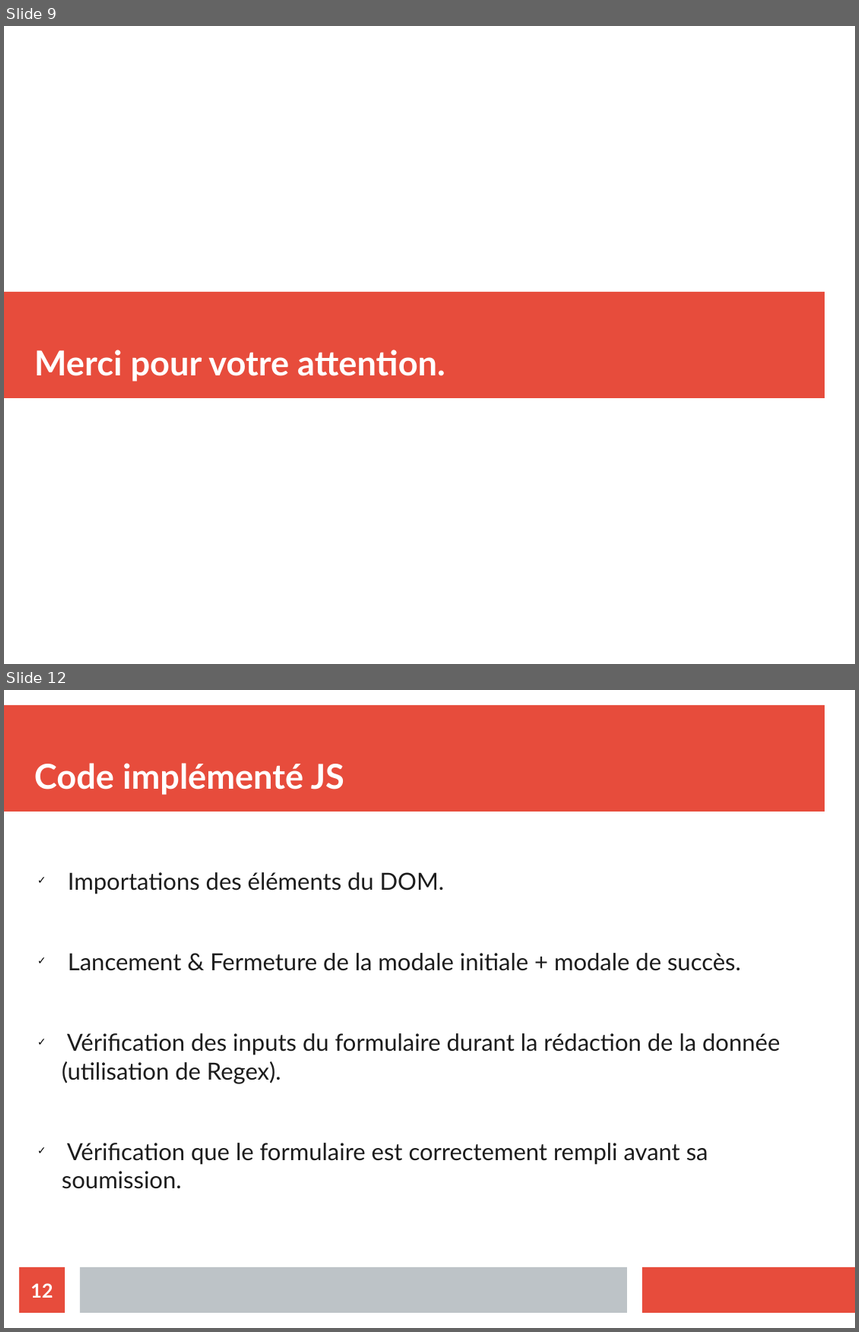
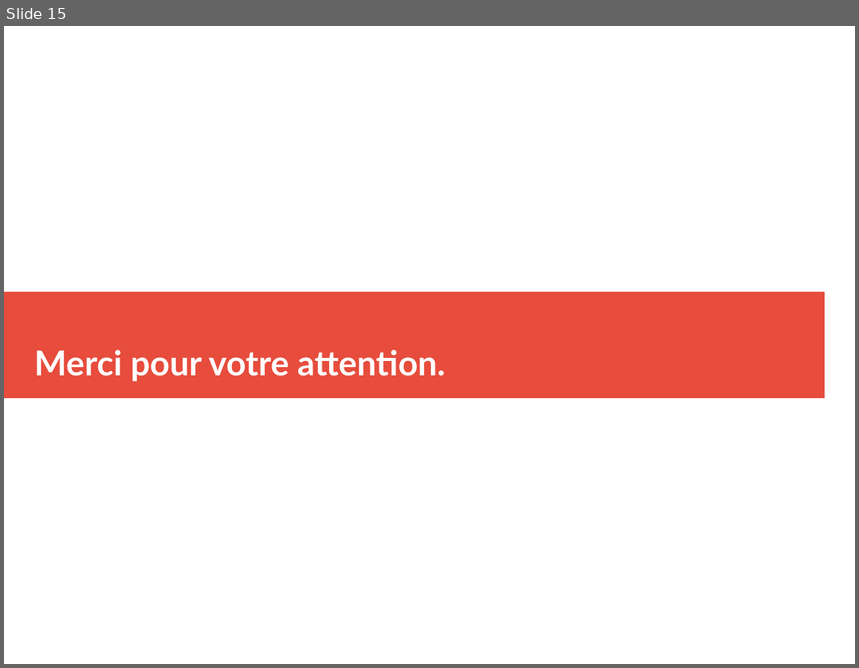
Before and after one commit to xgascon/P6_Fisheye, a slide deck: Présentation P6_XavierGascon.odp. Shown one above the other, each under a label of ours: slides 9 and 12 before the commit, slide 15 after it; the slides between them are not shown. The pictures are 859x1332 and 859x668 pixels, drawn with LibreOffice and Linux fonts; fonts in the diff are those of the drawing. Boxes give left, top, right and bottom in pixels: in the first picture for what was removed or moved away, otherwise in the second. Text is boxed around its words. In the diff, an @@ line names an element or a change of style, - is before the commit and + after.

```diff
--- a/Présentation P6_XavierGascon.odp
+++ b/Présentation P6_XavierGascon.odp
@@ slide 12 removed at <box>4,690,855,1328</box>, background #FFFFFF @@
@@ rectangle removed at <box>4,705,825,812</box> @@
@@ title removed at <box>34,763,344,795</box> @@
-Code implémenté JS
@@ text removed at <box>62,872,780,1189</box> @@
-  ✓ Importations des éléments du DOM.
-  ✓ Lancement & Fermeture de la modale initiale + modale de succès.
-  ✓ Vérification des inputs du formulaire durant la rédaction de la donnée (utilisation de Regex).
-  ✓ Vérification que le formulaire est correctement rempli avant sa soumission.
@@ page number removed at <box>19,1268,65,1313</box> @@
-12
@@ rectangle removed at <box>80,1268,627,1313</box> @@
@@ rectangle removed at <box>643,1268,855,1313</box> @@
@@ what was slide 9 is now slide 15 @@
```
Also in this commit, not shown: 5 slides changed, 6 slides added, 2 other slides removed, 6 other files.
